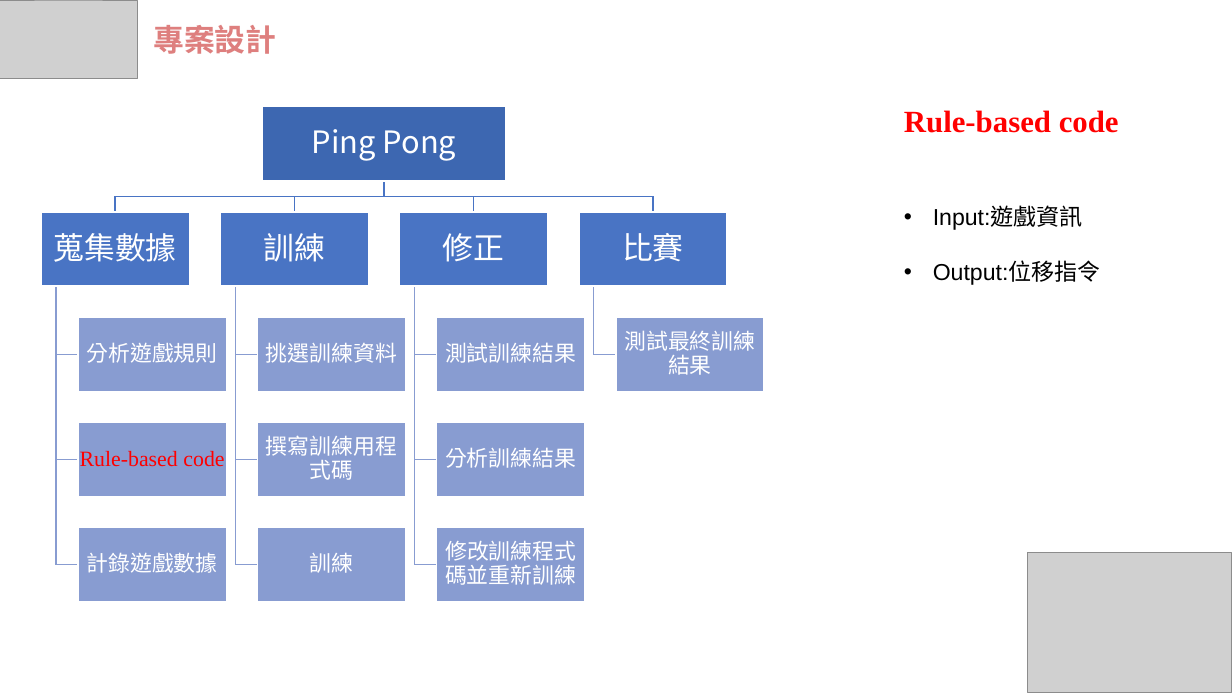
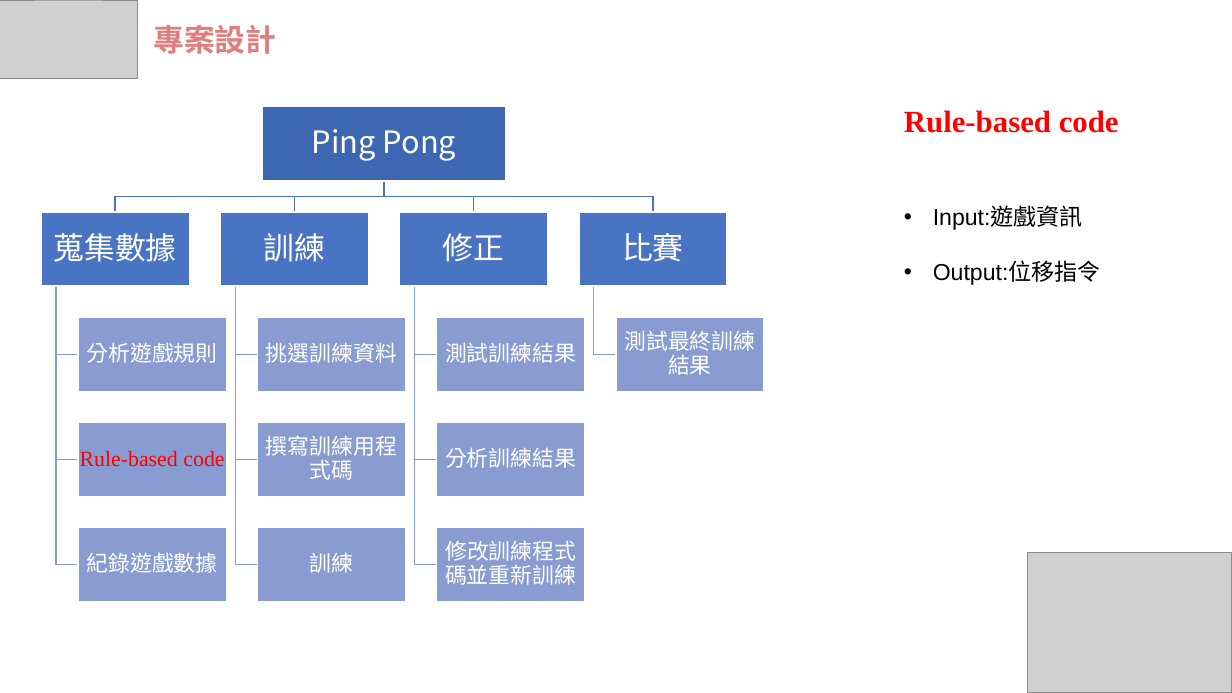
Before and after one commit to wasteee/-Machine-Learning-1081-0316-Project-HW6, a slide deck: slide 13 of ML_0552050_1203.pptx. Drawn at 1232x693 pixels with LibreOffice and Linux fonts; fonts in the diff are those of the drawing; grey boxes stand for pictures. Boxes give left, top, right and bottom in pixels: in the first picture for what was removed or moved away, otherwise in the second. Text is boxed around its words. In the diff, an @@ line names an element or a change of style, - is before the commit and + after.

```diff
--- a/ML_0552050_1203.pptx
+++ b/ML_0552050_1203.pptx
@@ text at bbox=[87, 553, 218, 573]: text changed @@
-計錄遊戲數據
+紀錄遊戲數據
```
Also in this commit, not shown: 3 other slides changed.
